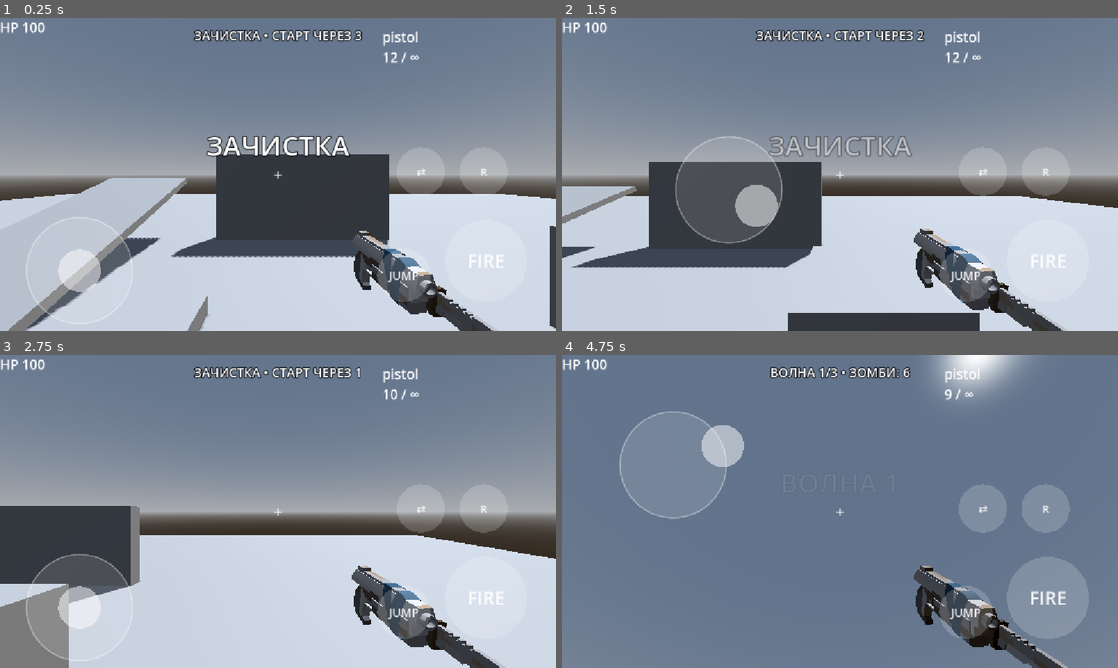
Above: before the commit, frames 1-4 (two rows, left to right).
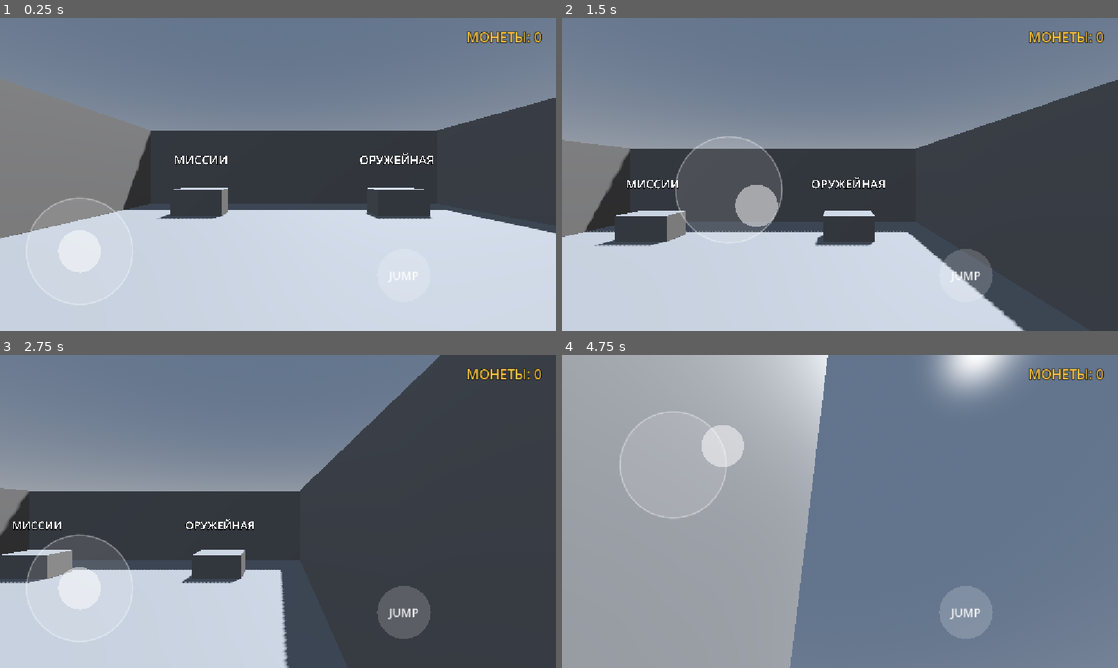
Above: after the commit, the same moments.

Repository: gsmboss/dead-zone
Game: Godot game, scene res://hub/hub.tscn
Same seed, same stepped clock (60 frames per second), same inputs: the game is played once before the commit and once after it. Before the commit the project starts from res://levels/test_level.tscn.
Inputs (mouse positions are in pixels of both pictures, inside the frame that each line leads up to):
- Up to frame 1 (0.25 s): no input
- Up to frame 2 (1.5 s): move the mouse to (962, 158) at 0.52 s; hold D (move_right) 0.53-1.25 s; tap E (interact) at 0.6 s; click (962, 158) at 0.67 s; tap Space (jump) at 0.77, 0.8, 1.07 s; drag from (728, 190) to (812, 237) at 1.27 s
- Up to frame 3 (2.75 s): move the mouse to (333, 442) at 2.02 s; hold D (move_right) from 2.03 s (still down); hold F (fire) from 2.03 s (still down); click (333, 442) at 2.17 s; tap Space (jump) at 2.3 s
- Up to frame 4 (4.75 s): release D (move_right) at 2.75 s; release F (fire) at 2.75 s; drag from (812, 574) to (673, 464) at 2.77 s; move the mouse to (1006, 558) at 3.52 s; hold A (move_left) 3.53-4.25 s; tap Q (switch_weapon) at 3.6 s; click (1006, 558) at 3.67 s; tap Space (jump) at 3.77, 3.8, 4.07 s; drag from (673, 464) to (756, 433) at 4.27 s

The runs differ from the first frame. In frame 1, 36% of the frame differs, in the area x 0-100%, y 1-100%; in frame 2, 40%; in frame 3, 53%, in the area x 0-100%, y 0-100%; in frame 4, 53%.

Commit message:
Убежище: hub.tscn и hub.gd, главная сцена — hub.tscn
Co-Authored-By: Claude Opus 5.5 <noreply@anthropic.com>
Claude-Session: https://claude.ai/code/session_01LjqrD6RmvFctAUL3Ui1auX

Diff:
--- /dev/null
+++ b/hub/hub.gd
@@ -0,0 +1,20 @@
+extends Node3D
+## Убежище: игрок ходит между терминалами, оружие в хабе отключено.
+## Окна миссий и оружейной открывает HubHUD.
+
+
+func _ready() -> void:
+	# Ждём, пока игрок закончит свой _ready (он сам находит WeaponManager)
+	_disable_player_weapons.call_deferred()
+
+
+func _disable_player_weapons() -> void:
+	var player := get_tree().get_first_node_in_group(&"player") as Player
+	if player == null:
+		push_warning("%s: игрок (группа \"player\") не найден" % name)
+		return
+	if player.weapon_manager == null:
+		push_warning("%s: у игрока нет WeaponManager" % name)
+		return
+	player.weapon_manager.process_mode = Node.PROCESS_MODE_DISABLED
+	player.weapon_manager.visible = false
--- /dev/null
+++ b/hub/hub.tscn
@@ -0,0 +1,161 @@
+[gd_scene format=3 uid="uid://k6p8yjsd7l10v"]
+
+[ext_resource type="Script" uid="uid://52rwuxjshexxm" path="res://hub/hub.gd" id="1_hub01"]
+[ext_resource type="PackedScene" uid="uid://ckdq70rsi165h" path="res://player/player.tscn" id="2_plr01"]
+[ext_resource type="Script" uid="uid://nwkjoliwpxc7" path="res://hub/interactable.gd" id="3_int01"]
+[ext_resource type="Script" uid="uid://dxkjvqcbx2yt6" path="res://ui/touch/touch_controls.gd" id="4_tch01"]
+[ext_resource type="Script" uid="uid://b5ehpirj8va4c" path="res://ui/touch/virtual_joystick.gd" id="5_joy01"]
+[ext_resource type="Script" uid="uid://l7ge3tjil0vp" path="res://ui/touch/touch_action_button.gd" id="6_btn01"]
+[ext_resource type="Script" uid="uid://dm0hvya1p5p46" path="res://ui/hub/hub_hud.gd" id="7_hud01"]
+[ext_resource type="Script" uid="uid://dp7avtsfoxban" path="res://missions/mission_data.gd" id="8_mdt01"]
+[ext_resource type="Resource" uid="uid://c725jtemdrvwt" path="res://missions/data/mission_waves.tres" id="9_mwv01"]
+[ext_resource type="Resource" uid="uid://npkxgt3ikibj" path="res://missions/data/mission_kill.tres" id="10_mkl01"]
+[ext_resource type="Resource" uid="uid://c3rr631lkbms2" path="res://missions/data/mission_survive.tres" id="11_msv01"]
+
+[sub_resource type="ProceduralSkyMaterial" id="ProceduralSkyMaterial_hub01"]
+sky_horizon_color = Color(0.66224277, 0.6717428, 0.6867428, 1)
+ground_horizon_color = Color(0.66224277, 0.6717428, 0.6867428, 1)
+
+[sub_resource type="Sky" id="Sky_hub01"]
+sky_material = SubResource("ProceduralSkyMaterial_hub01")
+
+[sub_resource type="Environment" id="Environment_hub01"]
+background_mode = 2
+sky = SubResource("Sky_hub01")
+ambient_light_source = 3
+
+[sub_resource type="BoxShape3D" id="BoxShape3D_term01"]
+size = Vector3(3, 2, 3)
+
+[node name="Hub" type="Node3D" unique_id=846140359]
+script = ExtResource("1_hub01")
+
+[node name="WorldEnvironment" type="WorldEnvironment" parent="." unique_id=626033331]
+environment = SubResource("Environment_hub01")
+
+[node name="DirectionalLight3D" type="DirectionalLight3D" parent="." unique_id=609936320]
+transform = Transform3D(-0.8660254, -0.43301278, 0.25, 0, 0.49999997, 0.86602545, -0.50000006, 0.75, -0.43301266, 0, 0, 0)
+shadow_enabled = true
+
+[node name="Room" type="Node3D" parent="." unique_id=571501370]
+
+[node name="Floor" type="CSGBox3D" parent="Room" unique_id=1867148235]
+transform = Transform3D(1, 0, 0, 0, 1, 0, 0, 0, 1, 0, -0.25, 0)
+use_collision = true
+size = Vector3(16, 0.5, 16)
+
+[node name="WallNorth" type="CSGBox3D" parent="Room" unique_id=618449449]
+transform = Transform3D(1, 0, 0, 0, 1, 0, 0, 0, 1, 0, 2, -8)
+use_collision = true
+size = Vector3(16, 4, 0.4)
+
+[node name="WallSouth" type="CSGBox3D" parent="Room" unique_id=1503359194]
+transform = Transform3D(1, 0, 0, 0, 1, 0, 0, 0, 1, 0, 2, 8)
+use_collision = true
+size = Vector3(16, 4, 0.4)
+
+[node name="WallWest" type="CSGBox3D" parent="Room" unique_id=597186023]
+transform = Transform3D(1, 0, 0, 0, 1, 0, 0, 0, 1, -8, 2, 0)
+use_collision = true
+size = Vector3(0.4, 4, 16)
+
+[node name="WallEast" type="CSGBox3D" parent="Room" unique_id=1290073392]
+transform = Transform3D(1, 0, 0, 0, 1, 0, 0, 0, 1, 8, 2, 0)
+use_collision = true
+size = Vector3(0.4, 4, 16)
+
+[node name="Player" parent="." unique_id=1830088657 node_paths=PackedStringArray("touch_controls") instance=ExtResource("2_plr01")]
+transform = Transform3D(1, 0, 0, 0, 1, 0, 0, 0, 1, 0, 0.1, 4)
+touch_controls = NodePath("../HUD/TouchControls")
+
+[node name="MissionTerminal" type="Area3D" parent="." unique_id=1738755715]
+transform = Transform3D(1, 0, 0, 0, 1, 0, 0, 0, 1, -4, 0, -5)
+script = ExtResource("3_int01")
+prompt = "МИССИИ"
+action_id = &"missions"
+
+[node name="CollisionShape3D" type="CollisionShape3D" parent="MissionTerminal" unique_id=1006852060]
+transform = Transform3D(1, 0, 0, 0, 1, 0, 0, 0, 1, 0, 1, 0)
+shape = SubResource("BoxShape3D_term01")
+
+[node name="Desk" type="CSGBox3D" parent="MissionTerminal" unique_id=911638134]
+transform = Transform3D(1, 0, 0, 0, 1, 0, 0, 0, 1, 0, 0.5, 0)
+use_collision = true
+size = Vector3(2, 1, 1)
+
+[node name="Label3D" type="Label3D" parent="MissionTerminal" unique_id=824246358]
+transform = Transform3D(1, 0, 0, 0, 1, 0, 0, 0, 1, 0, 2.2, 0)
+billboard = 1
+text = "МИССИИ"
+font_size = 96
+
+[node name="ShopTerminal" type="Area3D" parent="." unique_id=813106454]
+transform = Transform3D(1, 0, 0, 0, 1, 0, 0, 0, 1, 4, 0, -5)
+script = ExtResource("3_int01")
+prompt = "ОРУЖЕЙНАЯ"
+action_id = &"shop"
+
+[node name="CollisionShape3D" type="CollisionShape3D" parent="ShopTerminal" unique_id=769882759]
+transform = Transform3D(1, 0, 0, 0, 1, 0, 0, 0, 1, 0, 1, 0)
+shape = SubResource("BoxShape3D_term01")
+
+[node name="Desk" type="CSGBox3D" parent="ShopTerminal" unique_id=1367383851]
+transform = Transform3D(1, 0, 0, 0, 1, 0, 0, 0, 1, 0, 0.5, 0)
+use_collision = true
+size = Vector3(2, 1, 1)
+
+[node name="Label3D" type="Label3D" parent="ShopTerminal" unique_id=1975959397]
+transform = Transform3D(1, 0, 0, 0, 1, 0, 0, 0, 1, 0, 2.2, 0)
+billboard = 1
+text = "ОРУЖЕЙНАЯ"
+font_size = 96
+
+[node name="HUD" type="CanvasLayer" parent="." unique_id=329524396]
+
+[node name="TouchControls" type="Control" parent="HUD" unique_id=1633658255 node_paths=PackedStringArray("joystick")]
+layout_mode = 3
+anchors_preset = 15
+anchor_right = 1.0
+anchor_bottom = 1.0
+grow_horizontal = 2
+grow_vertical = 2
+mouse_filter = 2
+script = ExtResource("4_tch01")
+joystick = NodePath("Joystick")
+
+[node name="Joystick" type="Control" parent="HUD/TouchControls" unique_id=479975472]
+layout_mode = 1
+anchors_preset = -1
+anchor_right = 0.4
+anchor_bottom = 1.0
+mouse_filter = 2
+script = ExtResource("5_joy01")
+
+[node name="JumpButton" type="Control" parent="HUD/TouchControls" unique_id=2005940058]
+layout_mode = 1
+anchors_preset = 3
+anchor_left = 1.0
+anchor_top = 1.0
+anchor_right = 1.0
+anchor_bottom = 1.0
+offset_left = -370.0
+offset_top = -170.0
+offset_right = -260.0
+offset_bottom = -60.0
+grow_horizontal = 0
+grow_vertical = 0
+mouse_filter = 2
+script = ExtResource("6_btn01")
+action = &"jump"
+label = "JUMP"
+
+[node name="HubHUD" type="Control" parent="HUD" unique_id=700354219]
+layout_mode = 3
+anchors_preset = 15
+anchor_right = 1.0
+anchor_bottom = 1.0
+grow_horizontal = 2
+grow_vertical = 2
+mouse_filter = 2
+script = ExtResource("7_hud01")
+missions = Array[ExtResource("8_mdt01")]([ExtResource("9_mwv01"), ExtResource("10_mkl01"), ExtResource("11_msv01")])
--- a/project.godot
+++ b/project.godot
@@ -11,7 +11,7 @@
 [application]
 
 config/name="Dead Zone"
-run/main_scene="uid://chkish32yi8la"
+run/main_scene="uid://k6p8yjsd7l10v"
 config/features=PackedStringArray("4.7", "Mobile")
 config/icon="res://icon.svg"
 
Not shown, added: hub/hub.gd.uid
